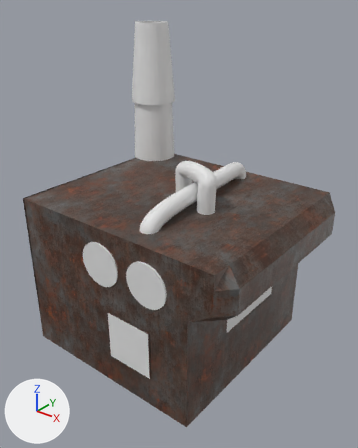
Renders of the Blender file game/assets/models/machines/processing/smelter.blend from each side of a commit.
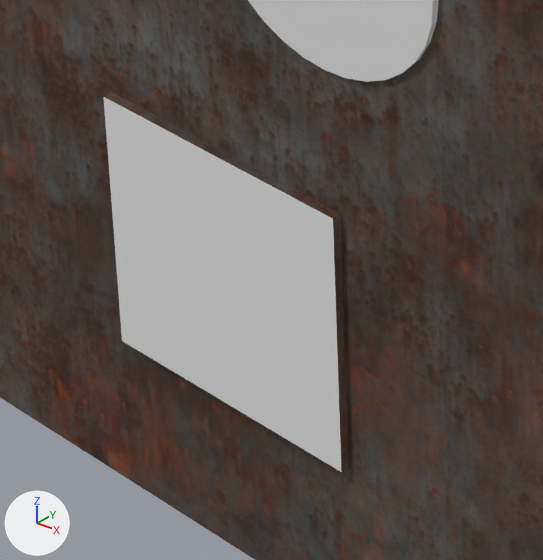
There are two pictures of each version: one whole from a camera (50 mm lens) standing at (8.69, -10.58, 10.63) and looking at (0.29, -0.07, 4.11), one close up on the part from 25% to 52% of the width and 66% to 88% of the height. The axes (+X, +Y, +Z) are drawn at lower left. The lights are the same throughout. The last two pictures show the newer version.

The scene before the commit, as lines of its bpy script (objects in view):
```python
me_cube_001 = bpy.data.meshes.new('Cube.001')
me_cube_001.from_pydata(...)  # 269 vertices, 261 faces; spans x -4.0..4.0, y -3.05..3.0, z -1.0..4.0
# faces by material slot: [255, 2, 4]
me_cube_001.materials.append(mat_body)  # picture img_metal025_2k_jpg_color_jpg
me_cube_001.materials.append(mat_vent)  # white #e7e7e7
me_cube_001.materials.append(mat_m_propmolten)
me_cylinder_001 = bpy.data.meshes.new('Cylinder.001')
me_cylinder_001.from_pydata(...)  # a 32-sided cylinder along z spanning x -1.0..1.0, y -1.0..1.0, z -1.0..1.0
ob_body = bpy.data.objects.new('Body', me_cube_001)
ob_body.location = (0.0, 0.0, 1.0)
ob_vent1 = bpy.data.objects.new('Vent1', me_cylinder_001)
ob_vent1.location = (1.603, -2.908, 3.929)
ob_vent1.rotation_euler = (-1.543, 0.0, 0.0)  # degrees (-88, 0, 0)
ob_vent1.scale = (0.652, 0.647, 0.13)
```
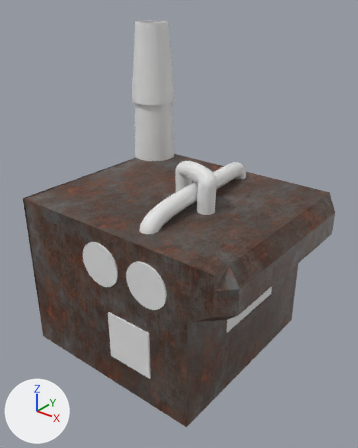
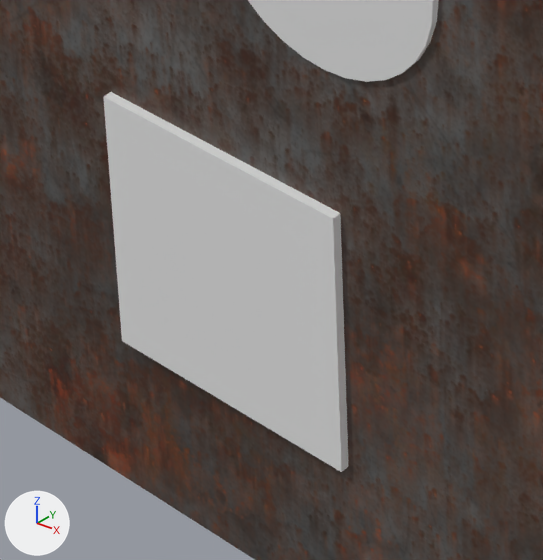
Commit message: smelter more

What differs and where, as boxes [x1, y1, x2, y2] in the close-ups (543 x 560 px):
part 1 of me_cube_001, recoloured
    both: [104, 92, 349, 471]

Patch to the scene script:
```diff
--- a/game/assets/models/machines/processing/smelter.blend.py
+++ b/game/assets/models/machines/processing/smelter.blend.py
@@ me_cube_001 @@
 me_cube_001.from_pydata(...)  # 269 vertices, 261 faces; spans x -4.0..4.0, y -3.05..3.0, z -1.0..4.0
 # used by ob_body; location = (0.0, 0.0, 1.0)
+# me_cube_001 part 1: all 6 faces centred in x 0.17..1.65, y -3.03, z 0.0..1.5 switch from mat_body (picture img_metal025_2k_jpg_color_jpg) to mat_vent (white #e7e7e7)
 me_cube_001.materials.append(mat_m_propmolten)
```
